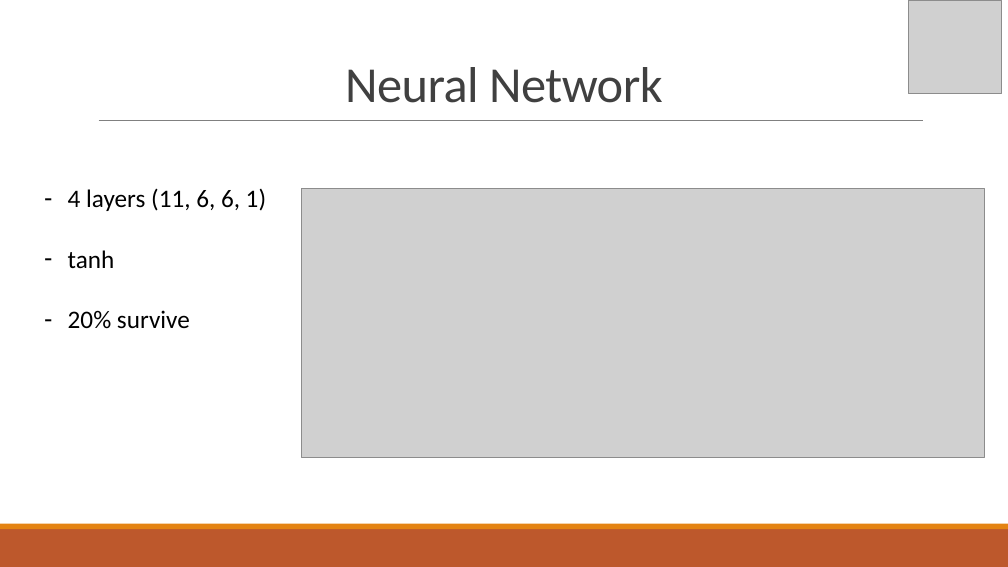
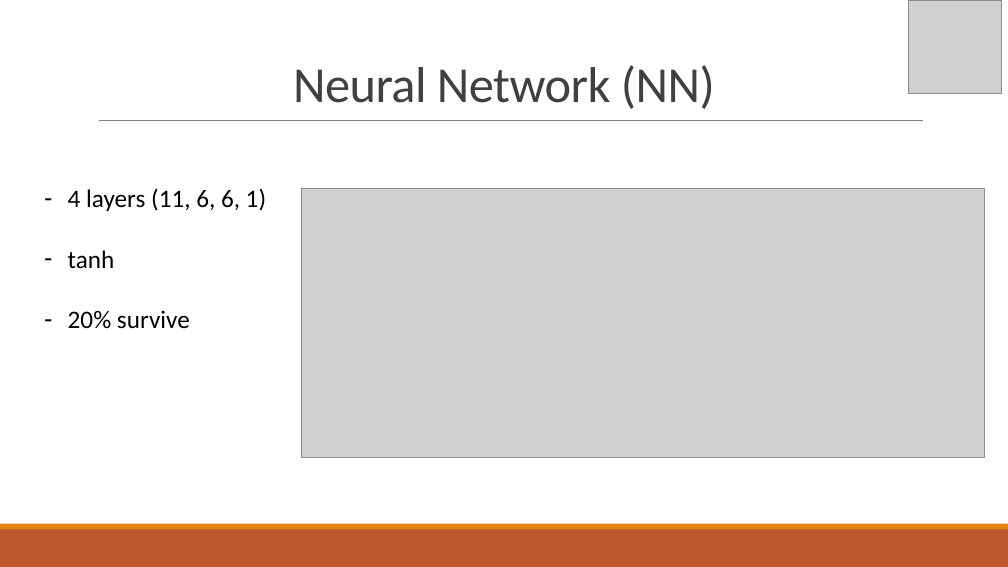
Before and after one commit to Tamir-Co/NeuroEvolutional-Dont-Touch-The-Spikes-with-Erlang, a slide deck: slide 6 of Reports/Final Project.pptx. Drawn at 1008x567 pixels with LibreOffice and Linux fonts; fonts in the diff are those of the drawing; grey boxes stand for pictures. Boxes give left, top, right and bottom in pixels: in the first picture for what was removed or moved away, otherwise in the second. Text is boxed around its words. In the diff, an @@ line names an element or a change of style, - is before the commit and + after.

```diff
--- a/Reports/Final Project.pptx
+++ b/Reports/Final Project.pptx
@@ title at (293, 65, 715, 109): text changed @@
-Neural Network
+Neural Network (NN)
```
Also in this commit, not shown: 3 other slides changed, 1 other file.
